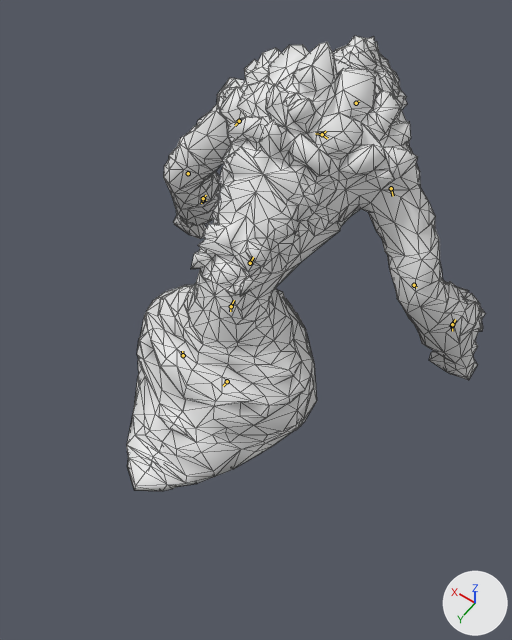
The Blender file assets-src/rooms/tavern/creature-clips/LavaSpawn.blend: old version first, new version second.
Both versions are drawn from a camera (50 mm lens) standing at (-0.792, 1.326, 1.926) and looking at (-0.114, 0.377, 0.434). The axes (+X, +Y, +Z) are drawn at lower right. The lights are the same throughout. The first picture is the older version. The bones that bend it are drawn over the model as lines. Mesh edges are drawn as thin lines.

Objects in the first picture: 'LavaSpawnSourceMesh'.
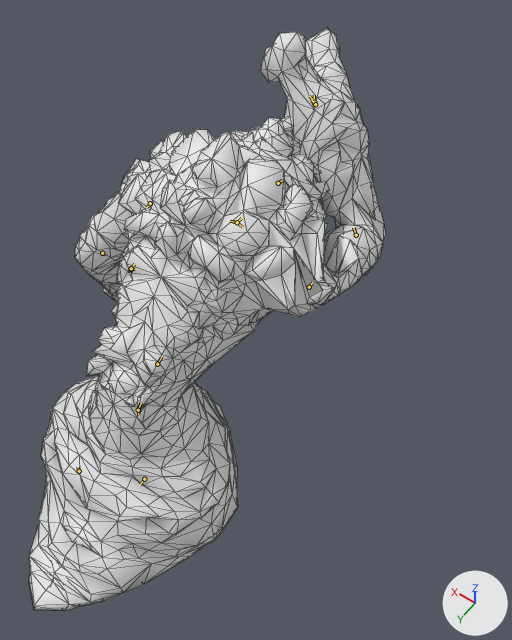
The newer file adds an action. The first version stands in its rest pose; the second is drawn at frame 26 of the action 'SitDrink'.

Location of each change, [x1, y1, x2, y2] in pixels of the pictures (512 x 640 px):
'LavaSpawnSourceMesh', posed (28% taller)
    before: [127, 36, 486, 491]
    after: [29, 28, 386, 611]
bone 'master', root to tip
    before: (183, 355) to (182, 351)
    after: (79, 471) to (77, 467)
bone 'arm1.R', root to tip
    before: (391, 188) to (393, 196)
    after: (309, 287) to (312, 282)
bone 'arm2.R', root to tip
    before: (414, 285) to (416, 287)
    after: (356, 235) to (353, 227)

The change in detail:
Bone 'master' (bone_master) moves from (0.0, 0.0, 0.0) to (0.0, -0.021, 0.398).
Bone 'arm1.R' (bone_arm1_r) turns from (0, 0, 0) to (-94, 27, 10) degrees about its own x, y and z.
Bone 'arm2.R' (bone_arm2_r) turns from (0, 0, 0) to (28, -19, 16) degrees about its own x, y and z.
